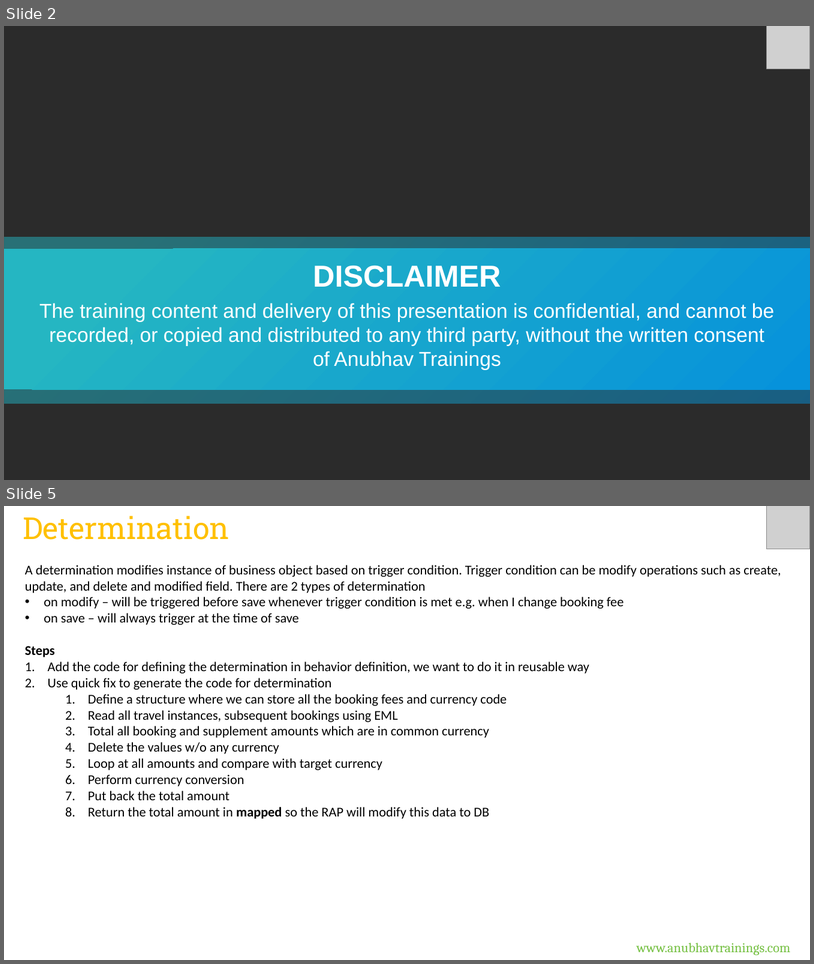
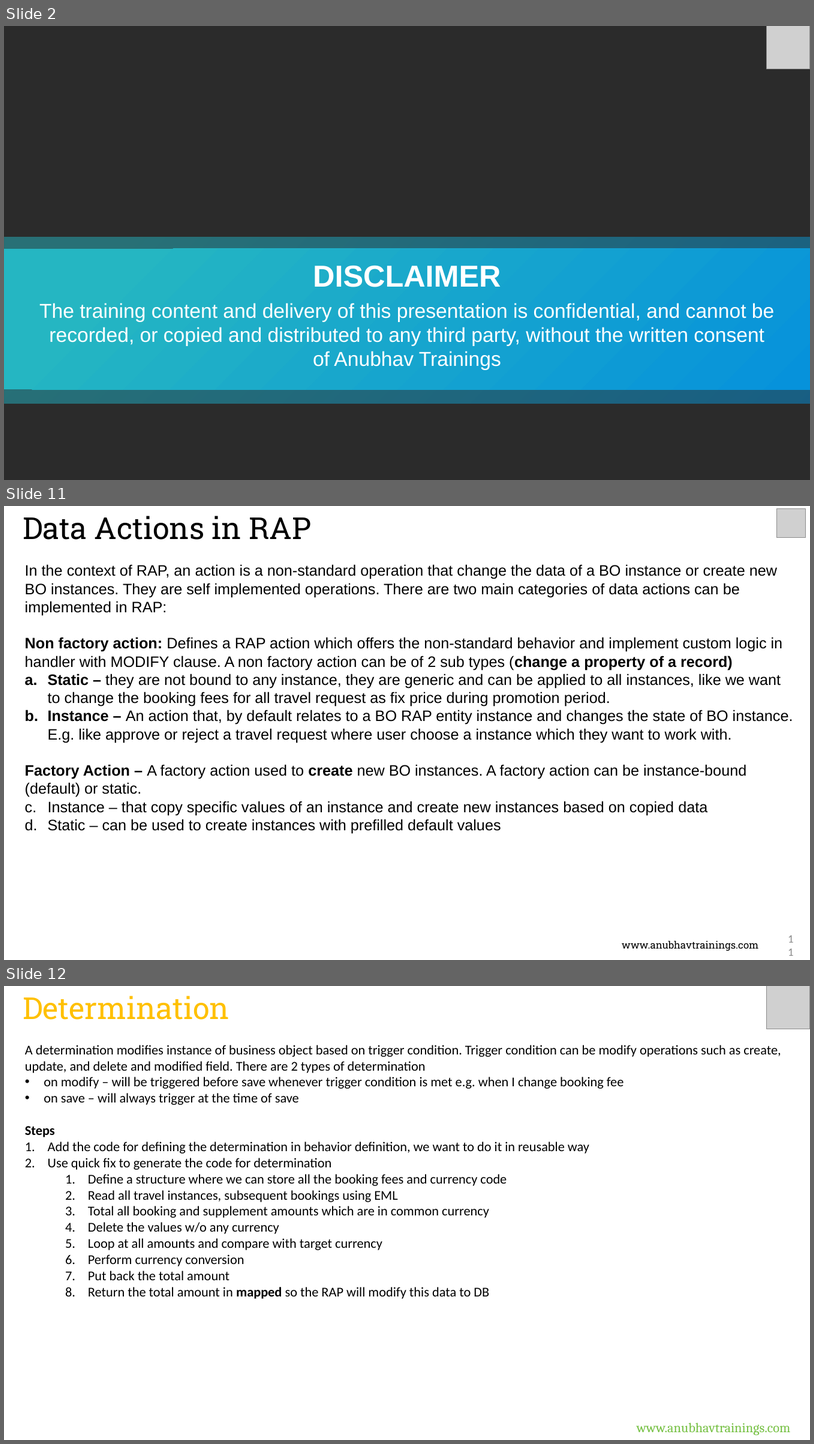
Before and after one commit to soyuztechnologies/RAP_Training_Applied_Materials, a slide deck: Day 9/DAY-9.pptx. Shown one above the other, each under a label of ours: slides 2 and 5 before the commit, slides 2, 11 and 12 after it; the slides between them are not shown. The pictures are 814x964 and 814x1444 pixels, drawn with LibreOffice and Linux fonts; fonts in the diff are those of the drawing; grey boxes stand for pictures; background and template pictures are left out; a plain dark background stands for a picture behind light text. Boxes give left, top, right and bottom in pixels: in the first picture for what was removed or moved away, otherwise in the second. Text is boxed around its words. In the diff, an @@ line names an element or a change of style, - is before the commit and + after.

```diff
--- a/Day 9/DAY-9.pptx
+++ b/Day 9/DAY-9.pptx
@@ slide 11 added at [4, 506, 810, 960], background #FFFFFF @@
@@ text added at [23, 516, 311, 540], 36 pt, text #000000 @@
+Data Actions in RAP
@@ picture added at [777, 509, 806, 537] @@
@@ text added at [25, 564, 794, 834], 18 pt, text #000000 @@
+In the context of RAP, an action is a non-standard operation that change the data of a BO instance or create new BO instances. They are self implemented operations. There are two main categories of data actions can be implemented in RAP:
+Non factory action: Defines a RAP action which offers the non-standard behavior and implement custom logic in handler with MODIFY clause. A non factory action can be of 2 sub types (change a property of a record)
+a. Static – they are not bound to any instance, they are generic and can be applied to all instances, like we want to change the booking fees for all travel request as fix price during promotion period.
+b. Instance – An action that, by default relates to a BO RAP entity instance and changes the state of BO instance. E.g. like approve or reject a travel request where user choose a instance which they want to work with.
+Factory Action – A factory action used to create new BO instances. A factory action can be instance-bound (default) or static.
+a. Instance – that copy specific values of an instance and create new instances based on copied data
+b. Static – can be used to create instances with prefilled default values
@@ page number added at [779, 933, 800, 957], 13.3 pt, text #888888 @@
+11
@@ text added at [622, 940, 759, 951], 12 pt, text #000000 @@
+www.anubhavtrainings.com
@@ what was slide 5 is now slide 12 @@
```
Also in this commit, not shown: 1 slide changed, 8 other slides added, 5 other files.
